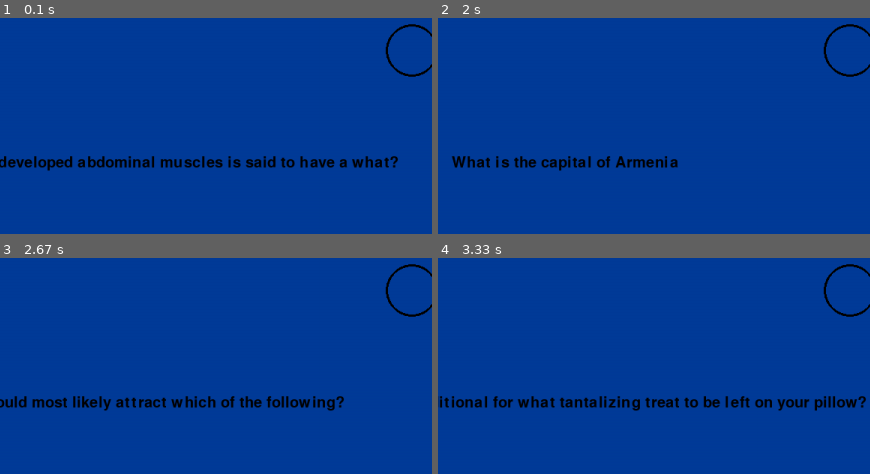
Above: before the commit, frames 1-4 (two rows, left to right).
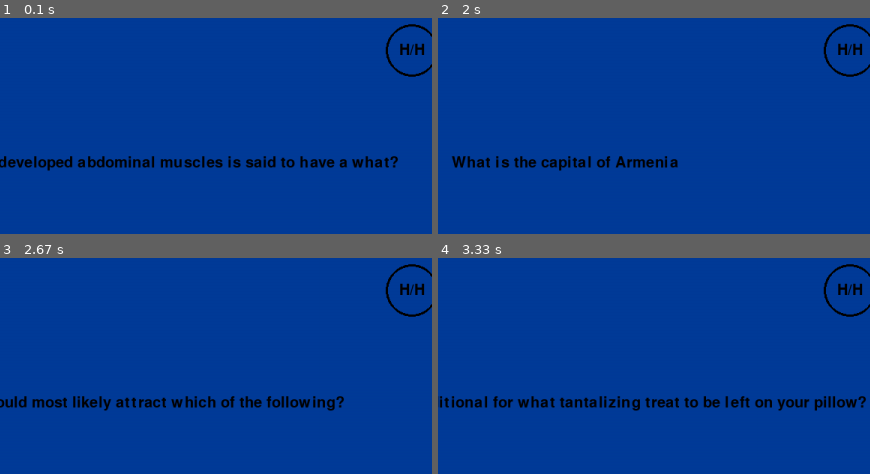
Above: after the commit, the same moments.

Repository: Malkhasyan005/Pygame_Projects
Game: pygame game, started from Milionist/game.py
Two runs of this game, one before a commit and one after it. Both use one fixed random seed, a clock stepped at 60 frames per second and the inputs below.
Inputs (mouse positions are % of the whole screen's width and height, from its top left):
- Up to frame 1 (0.1 s): no input
- Up to frame 2 (2 s): click "D: 12-pack" at 0.38 s; tap Space at 1.67 s
- Up to frame 3 (2.67 s): click "B: Yerevan" at 2.05 s; move the mouse to (50, 62) at 2.37 s; tap Space at 2.4 s
- Up to frame 4 (3.33 s): tap Space at 2.7, 3.23 s; click "A: Metal" at 2.88 s; move the mouse to (69, 43) at 3.2 s
The pictures show only the part of the screen within x 34-84%, y 0-50%; the shares and areas given below are measured in that part.

The runs differ from the first frame. In frame 1, 0.2% of the frame differs, in the area x 92-99%, y 11-18%; in frame 2, 0.2%; in frame 3, 0.2%; in frame 4, 0.2%.

Commit message:
New updates

Diff:
--- a/Milionist/game.py
+++ b/Milionist/game.py
@@ -2,6 +2,7 @@
     import pygame
 except:
     print("Please install pygame")
+import random
 import utils
 from pygame.math import Vector2
 
@@ -25,10 +26,14 @@
         self.bg_color = (2, 60, 153)
         self.surface = pygame.display.set_mode((self.width, self.height))
         self.rungame = True
+        self.show_fifty_answer = False
+        self.show_friend_answer = False
         self.fifty = True
         self.friend = True
-        self.audience = False
+        self.audience = True
         self.finish = False
+        self.ind1 = None
+        self.ind2 = None
 
     def get_questions(self):
         self.questions = utils.get_questions("questions.txt")
@@ -67,24 +72,47 @@
             self.is_correct(0)
             self.ind += 1
             self.click = True
+            self.show_friend_answer = False
+            self.show_fifty_answer = False
         elif self.mouse_pos.x in range(650, 1150) and self.mouse_pos.y in range(350, 425):
             self.is_correct(1)
             self.ind += 1
             self.click = True
+            self.show_friend_answer = False
+            self.show_fifty_answer = False
         elif self.mouse_pos.x in range(50, 550) and self.mouse_pos.y in range(500, 575):
             self.is_correct(2)
             self.ind += 1
             self.click = True
+            self.show_friend_answer = False
+            self.show_fifty_answer = False
         elif self.mouse_pos.x in range(650, 1150) and self.mouse_pos.y in range(500, 575):
             self.is_correct(3)
             self.ind += 1
             self.click = True
+            self.show_friend_answer = False
+            self.show_fifty_answer = False
+
+    def help_fried(self):
+        self.show_friend_answer = True
+        ind = random.randint(0, 3)
+        answer = self.font1.render(f'I thing correct answer is {self.answer[ind]}', 1, (0, 0, 0))
+
+        self.surface.blit(answer, (50, 50))
+
+    def choose_help(self):
+        if self.mouse_pos.y in range(15, 85):
+            if self.mouse_pos.x in range(1115, 1185) and self.fifty:
+                self.help_fifty()
+                self.fifty = False
+            if self.mouse_pos.x in range(1030, 1100) and self.friend:
+                self.help_fried()
+                self.friend = False
+            if self.mouse_pos.x in range(945, 1015) and self.audience:
+               # self.help_audience()
+                self.audience = False
 
     def show_helps(self):
-        pygame.draw.circle(self.surface, (0, 0, 0), (1150, 50), 35, 3)
-        pygame.draw.circle(self.surface, (0, 0, 0), (1065, 50), 35, 3)
-        pygame.draw.circle(self.surface, (0, 0, 0), (980, 50), 35, 3)
-
         fifty = self.font.render('50/50', 1, (0, 0, 0))
         fifty_surface = fifty.get_rect(center=(1150, 50))
 
@@ -96,10 +124,21 @@
 
         if self.fifty:
             self.surface.blit(fifty, fifty_surface)
+            pygame.draw.circle(self.surface, (0, 0, 0), (1150, 50), 35, 3)
         if self.friend:
             self.surface.blit(friend, friend_surface)
+            pygame.draw.circle(self.surface, (0, 0, 0), (1065, 50), 35, 3)
         if self.audience:
             self.surface.blit(audience, audience_surface)
+            pygame.draw.circle(self.surface, (0, 0, 0), (980, 50), 35, 3)
+
+    def help_fifty(self):
+        self.show_fifty_answer = True
+        if self.fifty:
+            self.ind1 = random.randint(0, 3)
+            self.ind2 = self.answer.index(self.questions[self.ind].corrans)
+            while self.ind1 == self.ind2:
+                self.ind1 = random.randint(0, 3)
 
     def show_answers(self):
         answ1 = self.font.render(f"A: {self.answer[0]}", 1, (0, 0, 0))
@@ -112,10 +151,21 @@
         answ3_surface = answ3.get_rect(topleft=(80, 525))
         answ4_surface = answ4.get_rect(topleft=(680, 525))
 
-        self.surface.blit(answ1, answ1_surface)
-        self.surface.blit(answ2, answ2_surface)
-        self.surface.blit(answ3, answ3_surface)
-        self.surface.blit(answ4, answ4_surface)
+        if not self.show_fifty_answer:
+            self.surface.blit(answ1, answ1_surface)
+            self.surface.blit(answ2, answ2_surface)
+            self.surface.blit(answ3, answ3_surface)
+            self.surface.blit(answ4, answ4_surface)
+
+        if self.show_fifty_answer:
+            if self.ind1 == 0 or self.ind2 == 0:
+                self.surface.blit(answ1, answ1_surface)
+            if self.ind1 == 1 or self.ind2 == 1:
+                self.surface.blit(answ2, answ2_surface)
+            if self.ind1 == 2 or self.ind2 == 2:
+                self.surface.blit(answ3, answ3_surface)
+            if self.ind1 == 3 or self.ind2 == 3:
+                self.surface.blit(answ4, answ4_surface)
 
 
     def drwa_answer_blocks(self):
@@ -154,10 +204,11 @@
     def play(self):
         if self.ind >= 7 and not self.show_answer:
             self.show_final_bonus()
-        if not self.show_answer and not self.finish:
+        if not self.show_answer and not self.finish and not self.show_friend_answer:
             self.surface.fill(self.bg_color)
             self.shuffle_answ()
             self.draw_element()
+
 
     def run(self):
         self.get_questions()
@@ -169,6 +220,7 @@
                     x, y = pygame.mouse.get_pos()
                     self.mouse_pos = Vector2(x, y)
                     self.choose_answer()
+                    self.choose_help()
                 if event.type == pygame.KEYDOWN and self.show_answer and not self.finish:
                     if event.key == pygame.K_SPACE:
                             self.show_answer = False
